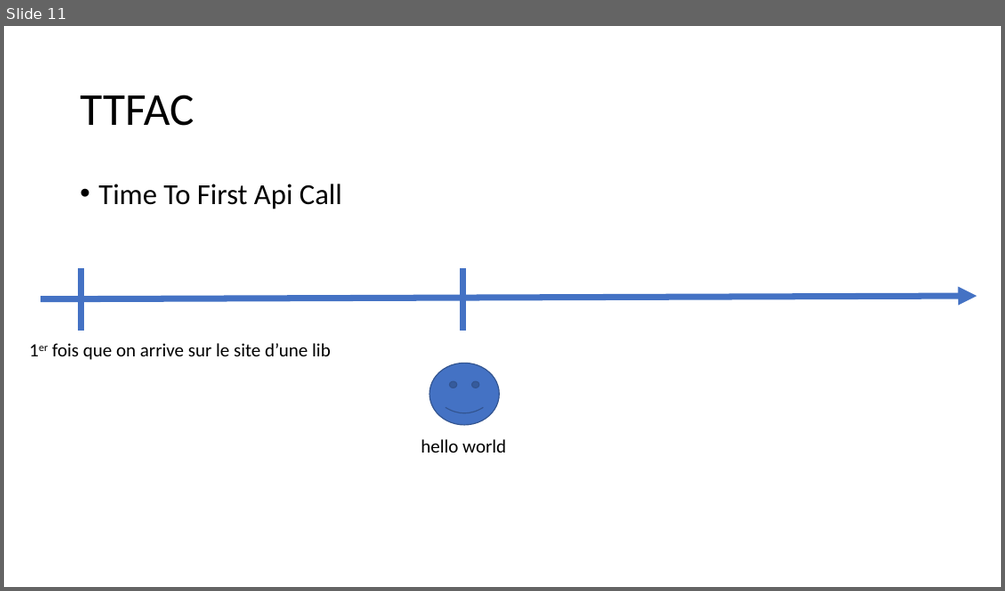
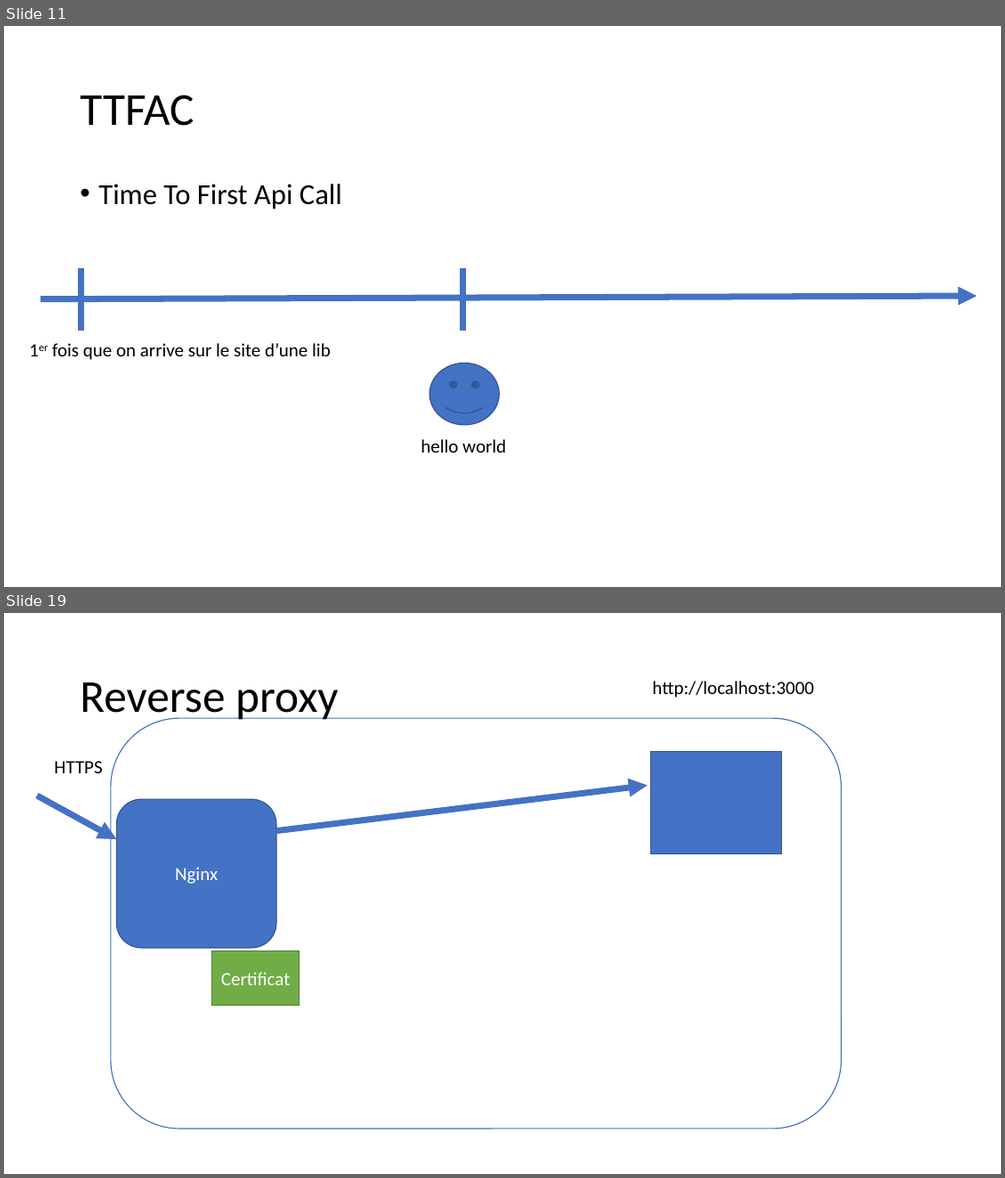
Before and after one commit to jlg-formation/njs-oct-2021, a slide deck: Notes.pptx. Shown one above the other, each under a label of ours: slide 11 before the commit, slides 11 and 19 after it; the slides between them are not shown. The pictures are 1005x591 and 1005x1178 pixels, drawn with LibreOffice and Linux fonts; fonts in the diff are those of the drawing. Boxes give left, top, right and bottom in pixels: in the first picture for what was removed or moved away, otherwise in the second. Text is boxed around its words. In the diff, an @@ line names an element or a change of style, - is before the commit and + after.

```diff
--- a/Notes.pptx
+++ b/Notes.pptx
@@ slide 19 added at [4, 613, 1001, 1174], background #FFFFFF @@
@@ title added at [80, 682, 339, 722], 44 pt, text #000000 @@
+Reverse proxy
@@ text added at [652, 681, 814, 698], 18 pt, text #000000 @@
+http://localhost:3000
@@ rounded rectangle added at [111, 718, 841, 1129], fill #FFFFFF, outline #4472C4 1 pt @@
@@ text added at [54, 761, 102, 773], 18 pt, text #000000 @@
+HTTPS
@@ rectangle added at [651, 751, 782, 854], fill #4472C4, outline #325491 1 pt @@
@@ arrow added from (37, 795) to (116, 839), #4472C4 6 pt @@
@@ rounded rectangle added at [116, 799, 276, 948], fill #4472C4, outline #325491 1 pt, 18 pt, text #FFFFFF @@
+Nginx
@@ arrow added from (277, 831) to (647, 785), #4472C4 6 pt @@
@@ rectangle added at [212, 950, 299, 1005], fill #70AD47, outline #538035 1 pt, 18 pt, text #FFFFFF @@
+Certificat
```
Also in this commit, not shown: 2 slides changed, 7 other slides added.
